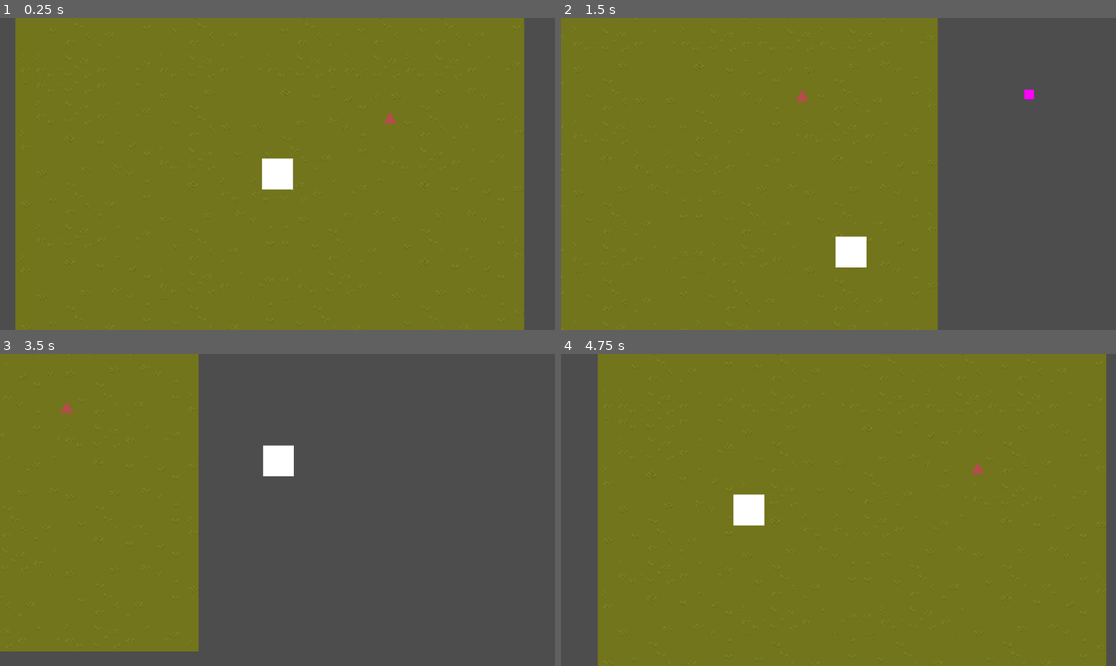
Above: before the commit, frames 1-4 (two rows, left to right).
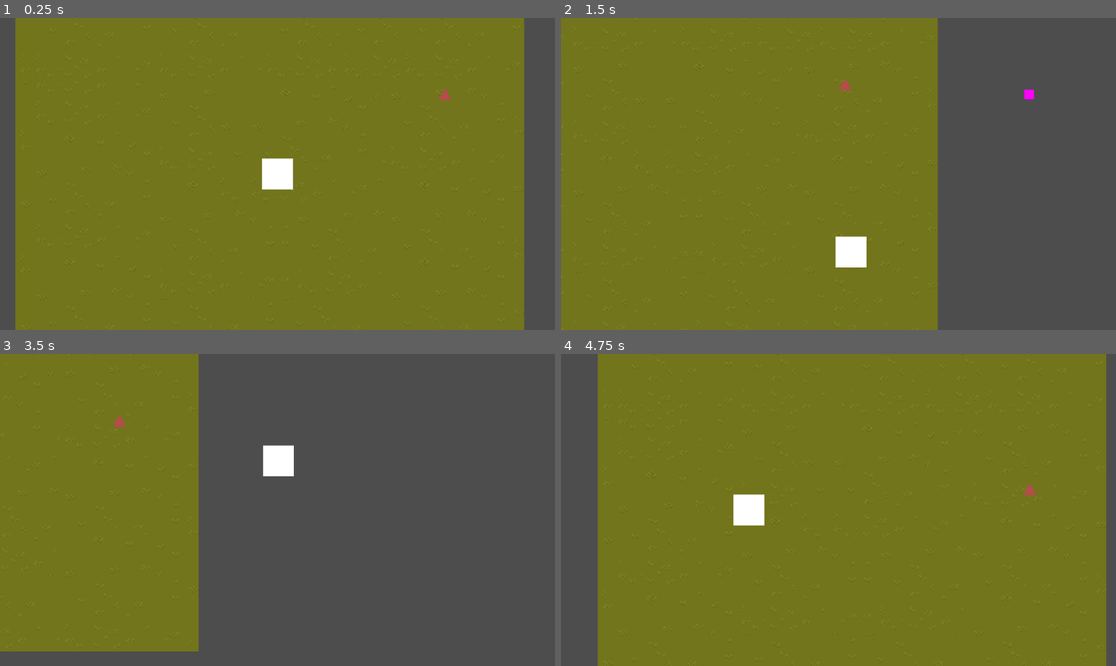
Above: after the commit, the same moments.

Repository: IronShackle/BoneNMortar
Game: Godot game, scene res://game.tscn
Same seed, same stepped clock (60 frames per second), same inputs: the game is played once before the commit and once after it.
Inputs (mouse positions are in pixels of both pictures, inside the frame that each line leads up to):
- Up to frame 1 (0.25 s): no input
- Up to frame 2 (1.5 s): move the mouse to (960, 158) at 0.52 s; hold D (ui_right) 0.53-1.28 s; click (960, 158) at 0.6 s; move the mouse to (727, 189) at 1.27 s; hold S (ui_down) from 1.28 s (still down); tap Space (dodge) at 1.35 s
- Up to frame 3 (3.5 s): move the mouse to (333, 441) at 2.02 s; release S (ui_down) at 2.03 s; hold D (ui_right) 2.03-2.78 s; click (333, 441) at 2.1 s; move the mouse to (249, 572) at 2.77 s; hold W (ui_up) from 2.78 s (still down); tap Space (dodge) at 2.85 s
- Up to frame 4 (4.75 s): move the mouse to (1005, 556) at 3.52 s; release W (ui_up) at 3.53 s; hold A (ui_left) from 3.53 s (still down); click (1005, 556) at 3.6 s; move the mouse to (672, 463) at 4.27 s; tap Space (dodge) at 4.35 s

The runs differ from the first frame. In frame 1, less than 0.1% of the frame differs, in the area x 69-82%, y 22-34%; in frame 2, less than 0.1%; in frame 3, less than 0.1%, in the area x 10-23%, y 15-24%; in frame 4, less than 0.1%.

Commit message:
some bullshit

Diff:
--- a/Basic_Enemy.tscn
+++ b/Basic_Enemy.tscn
@@ -11,7 +11,7 @@
 metadata/_custom_type_script = "uid://bbiwa645ky3t1"
 
 [sub_resource type="CircleShape2D" id="CircleShape2D_iqqn0"]
-radius = 8.246211
+radius = 12.0
 
 [node name="MobBase" instance=ExtResource("1_tl2ma")]
 script = ExtResource("2_eujlb")
--- a/MobBase.tscn
+++ b/MobBase.tscn
@@ -31,6 +31,7 @@
 
 [node name="MovementComponent" type="Node" parent="."]
 script = ExtResource("4_e80uo")
+move_speed = 20.0
 acceleration_curve = SubResource("Curve_cxr5p")
 deceleration_curve = SubResource("Curve_tdg3f")
 dodge_curve = SubResource("Curve_dtqjt")
--- a/Player.tscn
+++ b/Player.tscn
@@ -10,6 +10,9 @@
 
 [node name="MobBase" groups=["player"] instance=ExtResource("1_kpjcp")]
 script = ExtResource("1_xhfnw")
+
+[node name="MovementComponent" parent="." index="2"]
+move_speed = 200.0
 
 [node name="Shadow Flame" parent="." index="4" instance=ExtResource("4_cxr5p")]
 
--- a/Systems/Combat/hitbox.gd
+++ b/Systems/Combat/hitbox.gd
@@ -66,12 +66,13 @@
 		print("[Hitbox] Already hit this entity, ignoring")
 		return
 
+	hit_detected.emit(hurtbox, owner_entity)
+
 	# Register the hit
 	register_hit(owner_entity)
 	print("[Hitbox] Hit registered, emitting hit_detected signal")
 
 	# Emit signal so projectiles/other systems can respond
-	hit_detected.emit(hurtbox, owner_entity)
 
 
 func _get_collision_shape() -> CollisionShape2D:
--- a/game.tscn
+++ b/game.tscn
@@ -1,9 +1,8 @@
-[gd_scene load_steps=8 format=4 uid="uid://conp3ilalt5qc"]
+[gd_scene load_steps=6 format=4 uid="uid://conp3ilalt5qc"]
 
 [ext_resource type="PackedScene" uid="uid://coywexmd4lfyr" path="res://Player.tscn" id="2_e2o6t"]
 [ext_resource type="Texture2D" uid="uid://b8dexmhm3bout" path="res://Game Dev Assets/Pixel Art Top Down - Basic v1.2.2/Texture/TX Tileset Grass.png" id="2_fc0e3"]
 [ext_resource type="PackedScene" uid="uid://sxtr0lvlbdeq" path="res://Basic_Enemy.tscn" id="3_feb5d"]
-[ext_resource type="Script" uid="uid://bbiwa645ky3t1" path="res://Systems/AI/Behaviors/chase_player_behavior.gd" id="4_fc0e3"]
 
 [sub_resource type="TileSetAtlasSource" id="TileSetAtlasSource_eow3j"]
 texture = ExtResource("2_fc0e3")
@@ -269,10 +268,6 @@
 tile_layout = 5
 sources/0 = SubResource("TileSetAtlasSource_eow3j")
 
-[sub_resource type="Resource" id="Resource_7jktm"]
-script = ExtResource("4_fc0e3")
-metadata/_custom_type_script = "uid://bbiwa645ky3t1"
-
 [node name="Game" type="Node2D"]
 
 [node name="TileMapLayer" type="TileMapLayer" parent="."]
@@ -289,13 +284,7 @@
 movement_modifier = 2.0
 
 [node name="MobBase" parent="." instance=ExtResource("3_feb5d")]
-position = Vector2(118, -57)
-
-[node name="MovementComponent" parent="MobBase" index="2"]
-move_speed = 5.0
-
-[node name="AIController" parent="MobBase" index="4"]
-ai_behavior = SubResource("Resource_7jktm")
+position = Vector2(178, -83)
 
 [editable path="Player"]
 [editable path="MobBase"]
--- a/projectile.gd
+++ b/projectile.gd
@@ -57,9 +57,9 @@
 		$Hitbox/CollisionShape2D.shape = shape
 
 
-func _on_hitbox_hit_detected(hurtbox: Hurtbox, owner_entity: Node) -> void:
+func _on_hitbox_hit_detected(_hurtbox: Hurtbox, owner_entity: Node) -> void:
 	## Called when our Hitbox detects a Hurtbox collision
-	print("[Projectile] _on_hitbox_hit_detected called! Owner: ", owner_entity.name if owner_entity else "null")
+	print("[Projectile] _on_hitbox_hit_detected called! Owner: ", owner_entity.name)
 
 	# Prevent hitting the same entity twice
 	if owner_entity in entities_hit:
--- a/shadow_flame.gd
+++ b/shadow_flame.gd
@@ -9,7 +9,7 @@
 @export var projectile_speed: float = 400.0
 @export var projectile_lifetime: float = 3.0
 @export var projectile_radius: float = 8.0
-
+@export var projectile_max_hits: int = 1
 
 
 func _init() -> void:
@@ -43,6 +43,9 @@
 	projectile.direction = aim_direction
 	projectile.global_position = spawn_pos
 
+	# Configure projectile max hits
+	projectile.max_hits = projectile_max_hits
+
 	# Get hitbox
 	var hitbox = projectile.get_node("Hitbox") as Area2D
 
Not shown: 1 places in MobBase.tscn that only renumber resources
